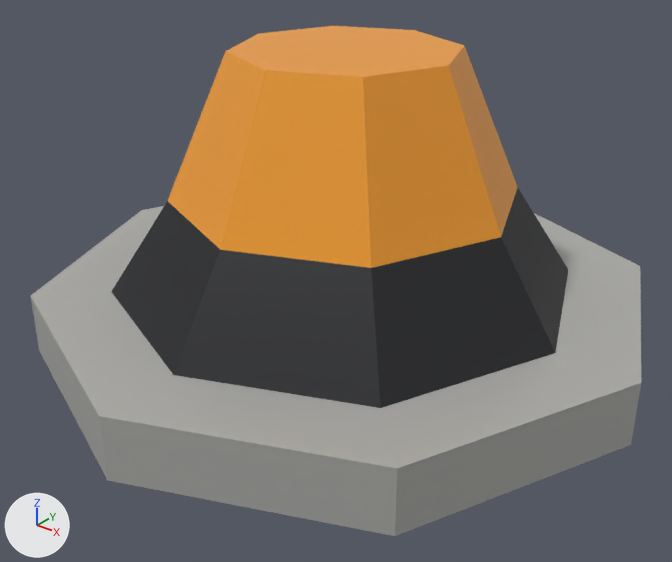
A saved change to the glTF model assets/base/gltf/greebles/civilian_beacon.glb.
The view is the same before and after, from a 50 mm camera at (0.169, -0.216, 0.152) aimed at (0.004, -0.01, 0.025). Lighting does not change. The marker at lower left points along +X, +Y and +Z. The picture after the commit comes second.
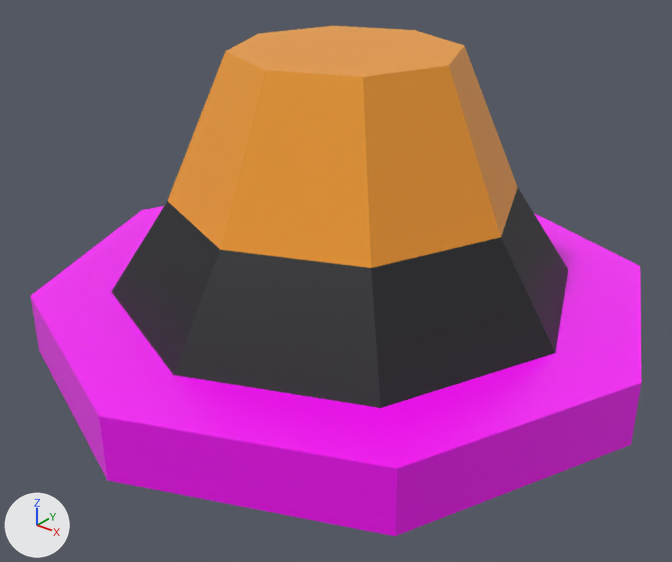
Where the change shows, as pixel boxes (x1, y1, x2, y2) in the pictures (672 x 562 px):
'Mesh_0', recoloured (grey to pink): (31, 203, 641, 536) in both

The change, as a list of edits to the scene's bpy script:
```text
Change mat_hull:
    mat_hull.base_color: (0.42, 0.42, 0.4) -> (1.0, 0.0, 1.0)  # grey #adadaa -> pink #ff00ff
```
